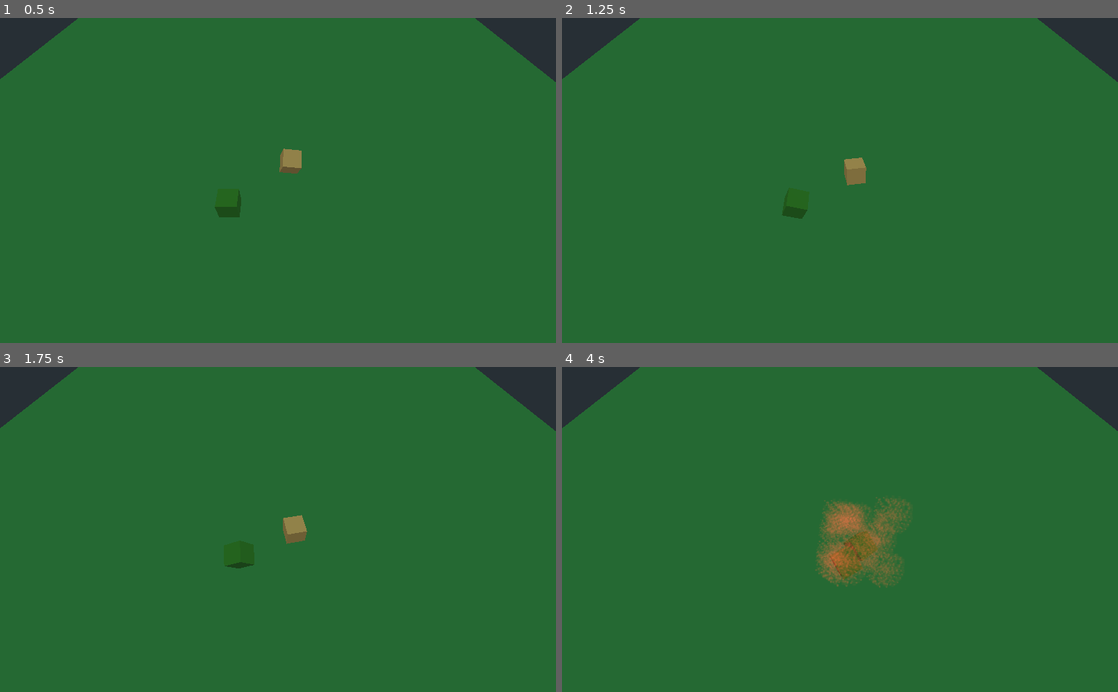
Above: before the commit, frames 1-4 (two rows, left to right).
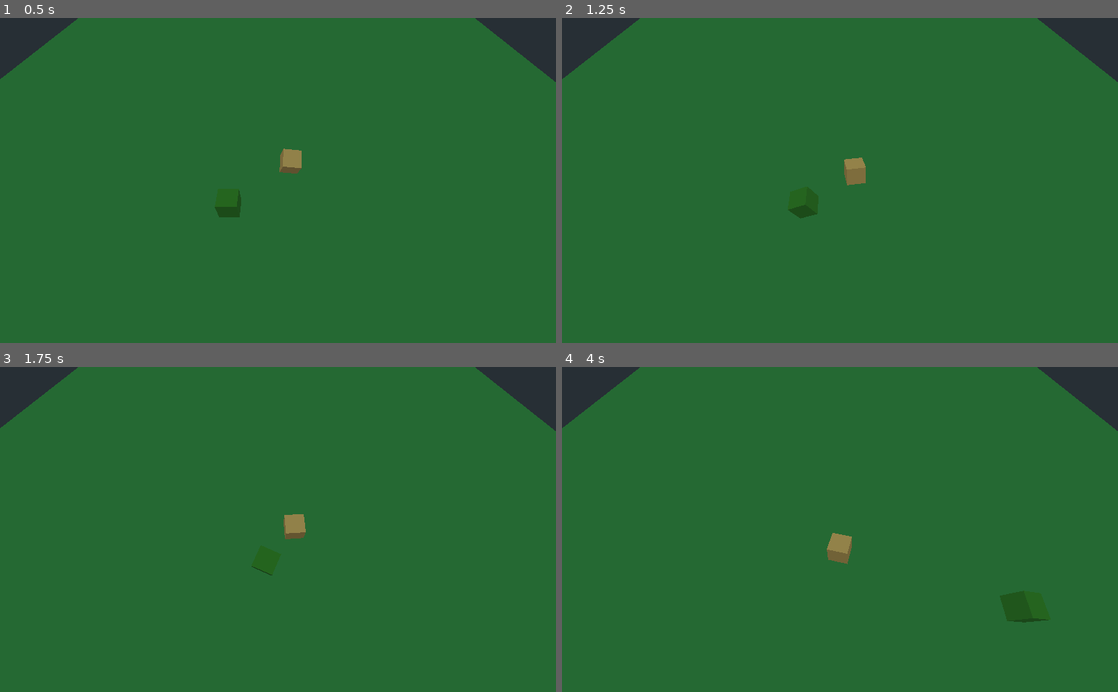
Above: after the commit, the same moments.

Repository: daltonteague/GMTK-Jam-2021
Game: Godot game, scene res://scenes/StartScene.tscn
The game is run twice, just before and just after one commit, with the same random seed, the same clock (stepped at 60 frames per second) and the same inputs.
Inputs:
- Up to frame 1 (0.5 s): no input
- Up to frame 2 (1.25 s): hold D (move_right) from 0.53 s (still down)
- Up to frame 3 (1.75 s): release D (move_right) at 1.28 s; hold S (move_backward) from 1.28 s (still down)
- Up to frame 4 (4 s): release S (move_backward) at 2.03 s; hold D (move_right) 2.03-2.78 s; hold W (move_forward) 2.78-3.53 s; hold A (move_left) from 3.53 s (still down)

Frame 1 is identical in both runs. In frame 2, 0.1% of the frame differs, in the area x 39-55%, y 43-62%; in frame 3, 0.2%; in frame 4, 3.0%, in the area x 45-88%, y 39-79%.

Commit message:
Good first level; tweaked player movement

Diff:
--- a/scenes/Character.tscn
+++ b/scenes/Character.tscn
@@ -12,6 +12,8 @@
 [sub_resource type="CubeMesh" id=1]
 resource_local_to_scene = true
 material = ExtResource( 4 )
+
+[sub_resource type="Skin" id=6]
 
 [sub_resource type="BoxShape" id=2]
 
@@ -42,6 +44,7 @@
 [node name="Skin" type="MeshInstance" parent="."]
 transform = Transform( 2, 0, 0, 0, 2, 0, 0, 0, 2, 0, 0, 0 )
 mesh = SubResource( 1 )
+skin = SubResource( 6 )
 material/0 = null
 
 [node name="States" type="Node" parent="."]
--- a/scenes/CrabsInABucket.tscn
+++ b/scenes/CrabsInABucket.tscn
@@ -1,10 +1,12 @@
-[gd_scene load_steps=14 format=2]
+[gd_scene load_steps=15 format=2]
 
 [ext_resource path="res://scenes/Character.tscn" type="PackedScene" id=1]
 [ext_resource path="res://scripts/CharacterController.gd" type="Script" id=2]
 [ext_resource path="res://scripts/GameController.gd" type="Script" id=3]
 [ext_resource path="res://materials/obstacle.tres" type="Material" id=4]
 
+[sub_resource type="Environment" id=10]
+
 [sub_resource type="PhysicsMaterial" id=1]
 
 [sub_resource type="CubeMesh" id=2]
@@ -31,12 +33,25 @@
 script = ExtResource( 3 )
 
 [node name="Camera" type="Camera" parent="."]
-transform = Transform( 1, 0, 0, 0, 0.301006, 0.953622, 0, -0.953622, 0.301006, -1.79501, 85.1008, 36.8859 )
+transform = Transform( 1, 0, 0, 0, 0.301006, 0.953622, 0, -0.953622, 0.301006, -1.42484, 89.5084, 33.4039 )
+environment = SubResource( 10 )
 far = 800.0
 
-[node name="DirectionalLight" type="DirectionalLight" parent="."]
-transform = Transform( 1, 0, 0, 0, 0.460696, 0.887558, 0, -0.887558, 0.460696, -19.416, 91.1499, 36.8859 )
+[node name="Main Light" type="DirectionalLight" parent="."]
+transform = Transform( -0.835242, 0.488053, -0.253329, 0, 0.460696, 0.887558, 0.549883, 0.741325, -0.384792, -44.8697, 52.6073, -26.1294 )
+light_energy = 1.41
 shadow_enabled = true
+shadow_bias = 1.0
+shadow_contact = 1.06
+directional_shadow_blend_splits = true
+directional_shadow_max_distance = 150.0
+
+[node name="Fill" type="DirectionalLight" parent="."]
+transform = Transform( 0.961254, -0.160588, 0.224059, -0.139511, 0.41762, 0.897848, -0.237755, -0.894318, 0.379035, 75.489, 91.1499, 36.8859 )
+light_color = Color( 0.992157, 0.803922, 0.505882, 1 )
+light_energy = 0.22
+shadow_enabled = true
+shadow_contact = 1.0
 
 [node name="Zombie" type="Spatial" parent="."]
 transform = Transform( 1, 0, 0, 0, 1, 0, 0, 0, 1, 36.0519, 4.29131, 15.1037 )
@@ -173,49 +188,49 @@
 transform = Transform( 1, 0, 0, 0, 1, 0, 0, 0, 1, 0, -7, -9.872 )
 
 [node name="Passive3" type="Spatial" parent="."]
-transform = Transform( 1, 0, 0, 0, 1, 0, 0, 0, 1, -3.92976, 10.3247, -30.4295 )
+transform = Transform( 1, 0, 0, 0, 1, 0, 0, 0, 1, -7.82481, 10.3247, -27.8821 )
 script = ExtResource( 2 )
 
 [node name="Char" parent="Passive3" instance=ExtResource( 1 )]
 transform = Transform( 1, 0, 0, 0, 1, 0, 0, 0, 1, 0, -7, -9.872 )
 
 [node name="Passive4" type="Spatial" parent="."]
-transform = Transform( 1, 0, 0, 0, 1, 0, 0, 0, 1, 40.7572, 10.3247, -3.99593 )
+transform = Transform( 1, 0, 0, 0, 1, 0, 0, 0, 1, -23.9533, 10.3247, -27.2803 )
 script = ExtResource( 2 )
 
 [node name="Char" parent="Passive4" instance=ExtResource( 1 )]
 transform = Transform( 1, 0, 0, 0, 1, 0, 0, 0, 1, 0, -7, -9.872 )
 
 [node name="Passive5" type="Spatial" parent="."]
-transform = Transform( 1, 0, 0, 0, 1, 0, 0, 0, 1, 26.5011, 10.3247, -3.99593 )
+transform = Transform( 1, 0, 0, 0, 1, 0, 0, 0, 1, -38.2094, 10.3247, -27.2803 )
 script = ExtResource( 2 )
 
 [node name="Char" parent="Passive5" instance=ExtResource( 1 )]
 transform = Transform( 1, 0, 0, 0, 1, 0, 0, 0, 1, 0, -7, -9.872 )
 
 [node name="Passive6" type="Spatial" parent="."]
-transform = Transform( 1, 0, 0, 0, 1, 0, 0, 0, 1, 30.9356, 10.3247, 6.93277 )
+transform = Transform( 1, 0, 0, 0, 1, 0, 0, 0, 1, -31.7781, 10.3247, -39.1625 )
 script = ExtResource( 2 )
 
 [node name="Char" parent="Passive6" instance=ExtResource( 1 )]
 transform = Transform( 1, 0, 0, 0, 1, 0, 0, 0, 1, 0, -7, -9.872 )
 
 [node name="Passive7" type="Spatial" parent="."]
-transform = Transform( 1, 0, 0, 0, 1, 0, 0, 0, 1, -30.2992, 10.3247, -27.9553 )
+transform = Transform( 1, 0, 0, 0, 1, 0, 0, 0, 1, 24.0767, 28.2862, -16 )
 script = ExtResource( 2 )
 
 [node name="Char" parent="Passive7" instance=ExtResource( 1 )]
 transform = Transform( 1, 0, 0, 0, 1, 0, 0, 0, 1, 0, -7, -9.872 )
 
 [node name="Passive8" type="Spatial" parent="."]
-transform = Transform( 1, 0, 0, 0, 1, 0, 0, 0, 1, -44.5554, 10.3247, -27.9553 )
+transform = Transform( 1, 0, 0, 0, 1, 0, 0, 0, 1, 9.82059, 28.2862, -16 )
 script = ExtResource( 2 )
 
 [node name="Char" parent="Passive8" instance=ExtResource( 1 )]
 transform = Transform( 1, 0, 0, 0, 1, 0, 0, 0, 1, 0, -7, -9.872 )
 
 [node name="Passive9" type="Spatial" parent="."]
-transform = Transform( 1, 0, 0, 0, 1, 0, 0, 0, 1, -40.1208, 10.3247, -17.0266 )
+transform = Transform( 1, 0, 0, 0, 1, 0, 0, 0, 1, 16.2519, 28.2862, -27.8821 )
 script = ExtResource( 2 )
 
 [node name="Char" parent="Passive9" instance=ExtResource( 1 )]
--- a/scripts/Characters/States/BaseNPC.gd
+++ b/scripts/Characters/States/BaseNPC.gd
@@ -25,11 +25,6 @@
 	host.get_node("SightRadius").connect("area_entered", self, "_on_SightRadius_area_entered")
 	host.get_node("SightRadius").connect("area_exited", self, "_on_SightRadius_area_exited")
 
-	print([start_skin.albedo_color.r, start_skin.albedo_color.g, start_skin.albedo_color.b])
-	print([zombie_skin.albedo_color.r, zombie_skin.albedo_color.g, zombie_skin.albedo_color.b])
-	print(host.get_node("Skin").get_mesh().surface_get_material(0))
-
-
 func _process(delta):
 	current_health -= current_damage_per_frame
 	if current_health <= 0:
@@ -44,8 +39,6 @@
 func interpolate_skin_color():
 	var current_skin = host.get_node("Skin").get_mesh().surface_get_material(0).duplicate()
 	var percent_health = float(current_health) / max_health
-
-#	print([zombie_skin.albedo_color.r, current_skin.albedo_color.r, percent_health])
 
 	var new_color = lerp(zombie_skin.albedo_color, start_skin.albedo_color, percent_health)
 
@@ -76,13 +69,11 @@
 func _on_SightRadius_area_entered(area):
 	var zombie_state = get_zombie_state(area)
 	if zombie_state:
-		print(host.get_name() + " sees zombie")
 		closest_zombie = area.get_parent()
 
 func _on_SightRadius_area_exited(area):
 	var zombie_state = get_zombie_state(area)
 	if zombie_state:
-		print(host.get_name() + " lost sight of zombie")
 		move_vector = get_wander_vector()
 		closest_zombie = null
 
--- a/scripts/Characters/States/State.gd
+++ b/scripts/Characters/States/State.gd
@@ -3,7 +3,6 @@
 
 onready var host = get_parent().get_parent()
 onready var anim_player = host.get_node("AnimationPlayer")
-onready var max_speed = 2
 onready var tumble_magnitude = 1.5
 
 onready var tumble_vector = Vector3(0, tumble_magnitude, 0)
@@ -18,7 +17,3 @@
 
 func exit():
 	pass
-
-func _integrate_forces():
-	if host.linear_velocity.length() > max_speed:
-		host.linear_velocity = host.linear_velocity.normalized() * max_speed
--- a/scripts/Characters/States/StateMachine.gd
+++ b/scripts/Characters/States/StateMachine.gd
@@ -13,6 +13,9 @@
 	for state in states:
 		states[state].connect("change_state", self, "change_state")
 		exit_state(states[state])
+
+func set_braking(is_braking):
+	self.is_braking = is_braking
 
 func get_state():
 	return current_state
@@ -35,3 +38,10 @@
 	state.set_process(false)
 	state.set_physics_process(false)
 	state.exit()
+
+##### RigidBody Specific Code that has to go here #########
+onready var max_speed = 40
+
+func _integrate_forces(state):
+	if state.linear_velocity.length() > max_speed:
+		state.linear_velocity = state.linear_velocity.normalized() * max_speed
--- a/scripts/Characters/States/Zombie.gd
+++ b/scripts/Characters/States/Zombie.gd
@@ -2,8 +2,8 @@
 
 export var skin : Material
 
-var move_speed = 700
-var slowdown_speed = 2000
+var move_speed = 1200
+var boost_magnitude = 1200
 var death_pop_force = 500
 
 var damage_per_frame = 24
@@ -12,39 +12,30 @@
 
 func enter():
 	print("entering zombo")
-	change_skin_color()
+	change_skin(skin)
 	host.get_node("SightRadius").queue_free()
-	pass
 
 func _physics_process(delta):
-	var input = apply_player_input(delta)
-	apply_slowdown_force(delta)
-
-func apply_slowdown_force(delta):
-	if Input.is_action_just_released("move_backward") or Input.is_action_just_released("move_forward"):
-		var inv_z = -Vector3(0, 0, host.linear_velocity.z) * slowdown_speed * delta
-		host.add_force(inv_z, Vector3.ZERO)
-	if Input.is_action_just_released("move_left") or Input.is_action_just_released("move_right"):
-		var inv_x = -Vector3(host.linear_velocity.x, 0, 0) * slowdown_speed * delta
-		host.add_force(inv_x, Vector3.ZERO)
-
-	change_skin(skin)
+	apply_player_input(delta)
 
 func apply_player_input(delta):
-	var input = Vector3(
+	var current_move_speed = move_speed
+	var input = get_player_movement_vector()
+
+	if input.dot(host.linear_velocity) < 0:
+		current_move_speed += move_speed + boost_magnitude
+
+	input *= current_move_speed * delta
+
+	host.add_force(input, tumble_vector)
+	return input
+
+func get_player_movement_vector():
+	return Vector3(
 		Input.get_action_strength("move_right") - Input.get_action_strength("move_left"),
 		0,
 		Input.get_action_strength("move_backward") - Input.get_action_strength("move_forward")
-	).normalized() * move_speed * delta
-
-	host.add_force(input, tumble_vector)
-
-	return input
-
-func change_skin_color():
-	var mat = host.get_node("Skin").get_mesh().surface_get_material(0)
-	mat.albedo_color = Color(.2, 1, .2, 1)
-	host.get_node("Skin").get_mesh().surface_set_material(0, mat)
+	).normalized()
 
 func change_skin(material):
 	host.get_node("Skin").get_mesh().surface_set_material(0, material)
Not shown: 1 places in scenes/Character.tscn that only renumber resources
